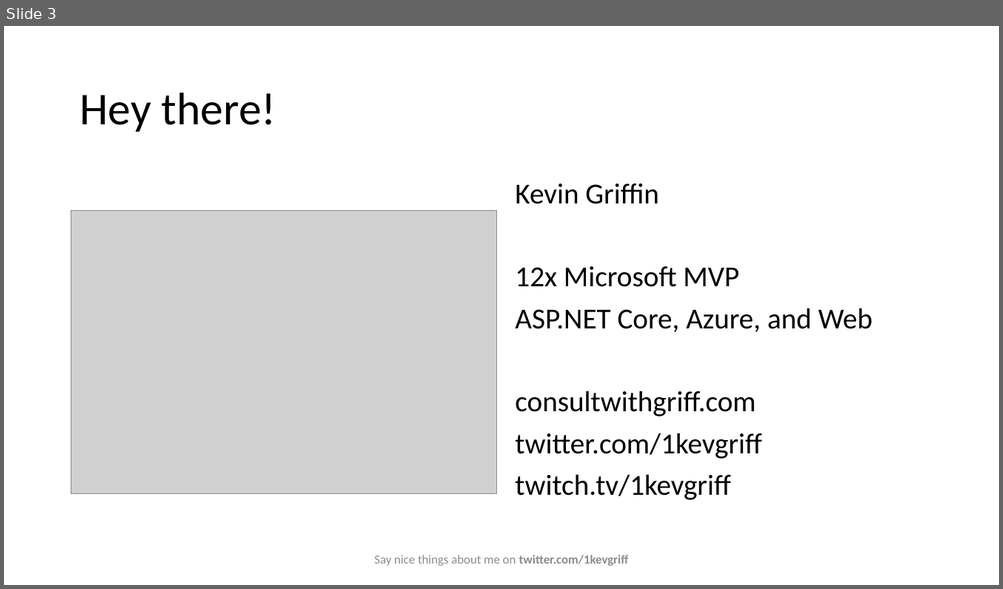
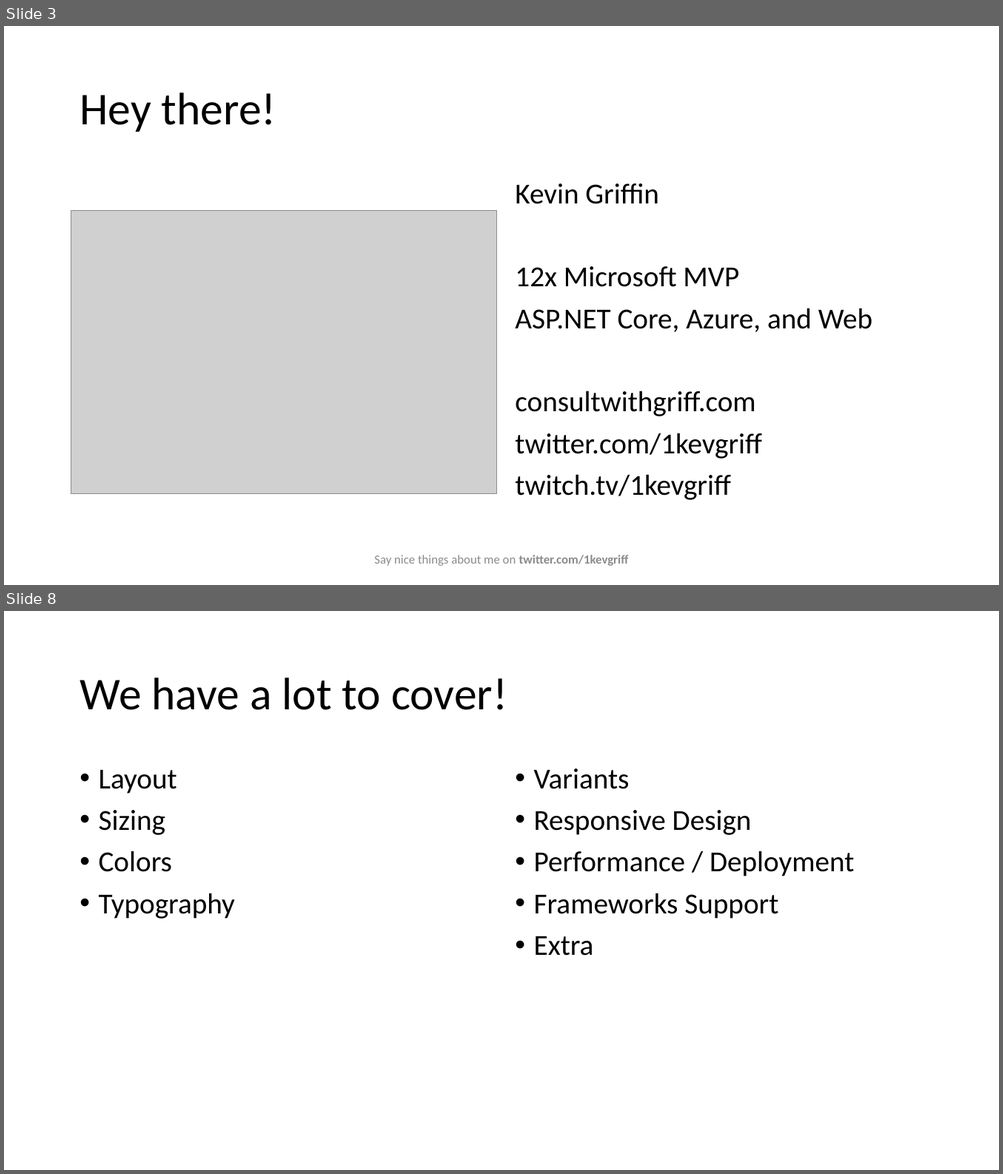
Before and after one commit to 1kevgriff/TailwindEssentials, a slide deck: Slides/Tailwind Essentials.pptx. Shown one above the other, each under a label of ours: slide 3 before the commit, slides 3 and 8 after it; the slides between them are not shown. The pictures are 1003x589 and 1003x1174 pixels, drawn with LibreOffice and Linux fonts; fonts in the diff are those of the drawing; grey boxes stand for pictures. Boxes give left, top, right and bottom in pixels: in the first picture for what was removed or moved away, otherwise in the second. Text is boxed around its words. In the diff, an @@ line names an element or a change of style, - is before the commit and + after.

```diff
--- a/Slides/Tailwind Essentials.pptx
+++ b/Slides/Tailwind Essentials.pptx
@@ slide 8 added at (x1=4, y1=611, x2=999, y2=1170), background #FFFFFF @@
@@ title added at (x1=79, y1=678, x2=507, y2=710), 44 pt, text #000000 @@
+We have a lot to cover!
@@ text added at (x1=99, y1=770, x2=235, y2=919), 28 pt, text #000000 @@
+• Layout
+• Sizing
+• Colors
+• Typography
@@ text added at (x1=534, y1=769, x2=854, y2=956), 28 pt, text #000000 @@
+• Variants
+• Responsive Design
+• Performance / Deployment
+• Frameworks Support
+• Extra
```
Also in this commit, not shown: 27 other slides added, 1 slide removed, 51 other files.
